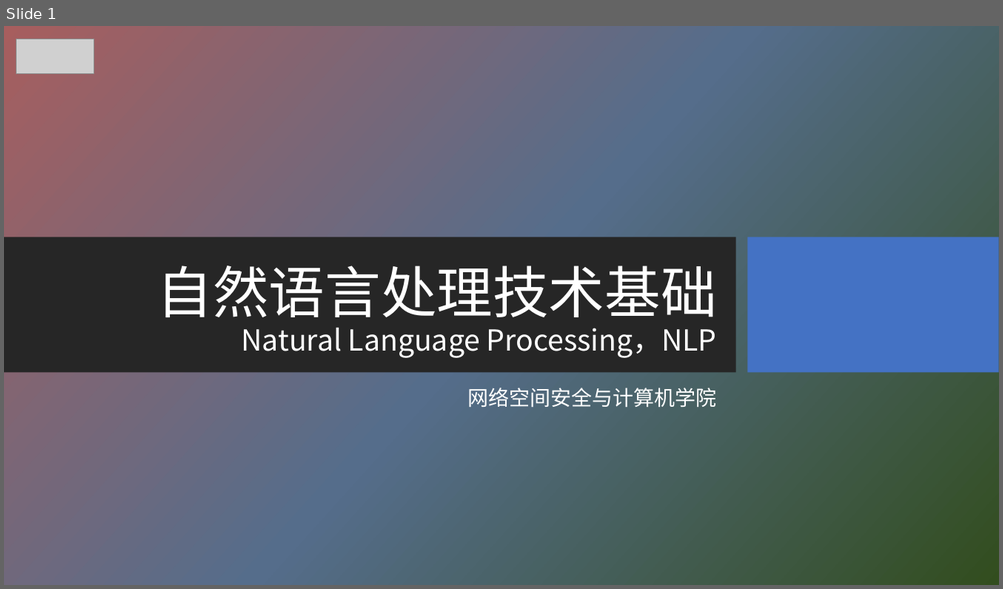
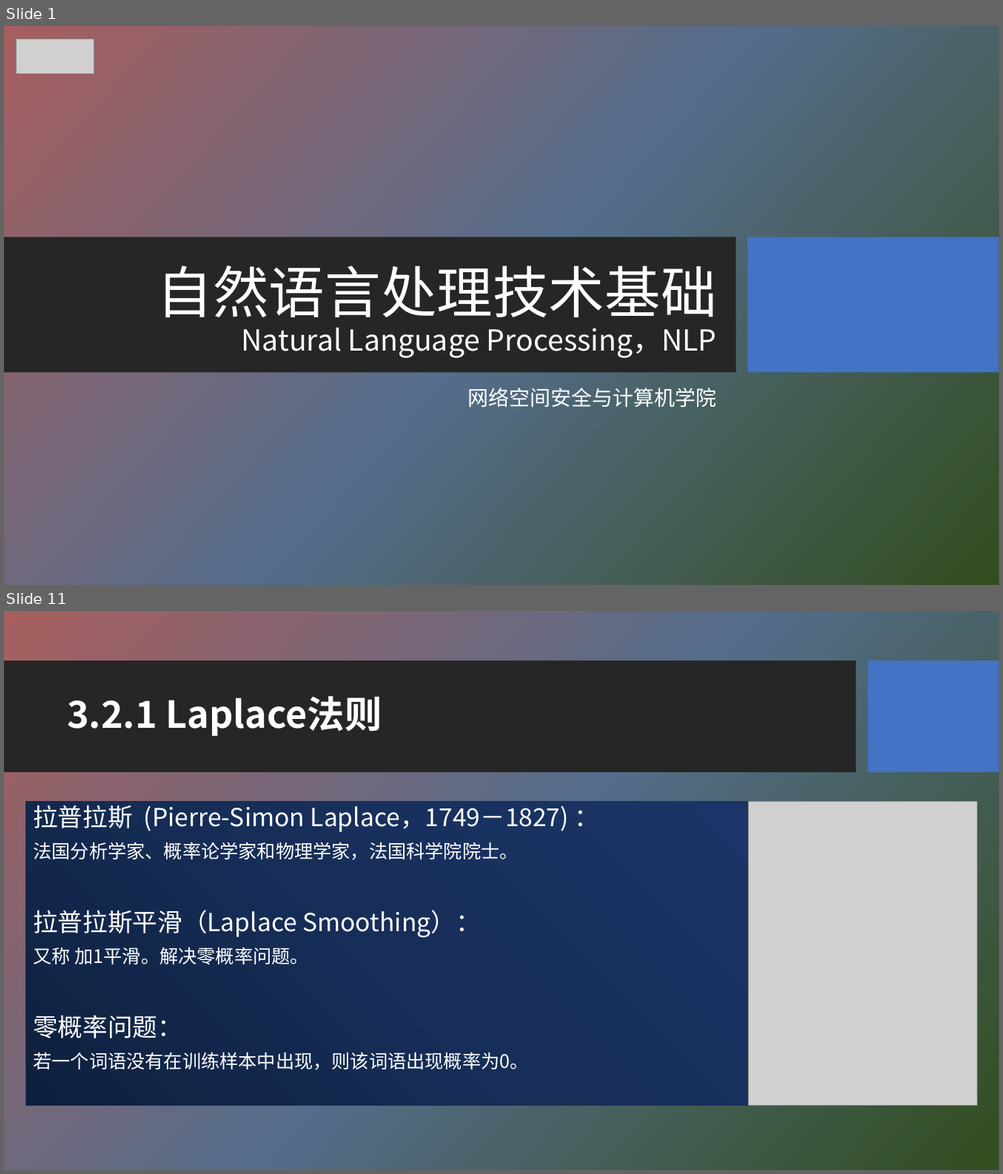
Before and after one commit to HBU/NLP_PPT, a slide deck: PPT-2020/ch03 n元语法模型.pptx. Shown one above the other, each under a label of ours: slide 1 before the commit, slides 1 and 11 after it; the slides between them are not shown. The pictures are 1003x589 and 1003x1174 pixels, drawn with LibreOffice and Linux fonts; fonts in the diff are those of the drawing; grey boxes stand for pictures; background and template pictures are left out. Boxes give left, top, right and bottom in pixels: in the first picture for what was removed or moved away, otherwise in the second. Text is boxed around its words. In the diff, an @@ line names an element or a change of style, - is before the commit and + after.

```diff
--- a/PPT-2020/ch03 n元语法模型.pptx
+++ b/PPT-2020/ch03 n元语法模型.pptx
@@ slide 11 added at bbox=[4, 611, 999, 1170], background picture (left out) @@
@@ rectangle added at bbox=[4, 661, 855, 773], fill #262626 @@
@@ rectangle added at bbox=[868, 661, 999, 773], fill #4472C4 @@
@@ title added at bbox=[67, 696, 381, 736], 36 pt, text #FFFFFF, bold @@
+3.2.1 Laplace法则
@@ text added at bbox=[25, 802, 748, 1106], fill gradient #10213F to #162E59 to #1B3769, 18 pt, text #FFFFFF @@
+拉普拉斯 (Pierre-Simon Laplace，1749－1827) ：
+法国分析学家、概率论学家和物理学家，法国科学院院士。
+拉普拉斯平滑（Laplace Smoothing）：
+又称 加1平滑。解决零概率问题。
+零概率问题：
+若一个词语没有在训练样本中出现，则该词语出现概率为0。
@@ picture added at bbox=[748, 802, 977, 1106] @@
```
Also in this commit, not shown: 5 slides changed, 21 other slides added, 3 slides removed.
